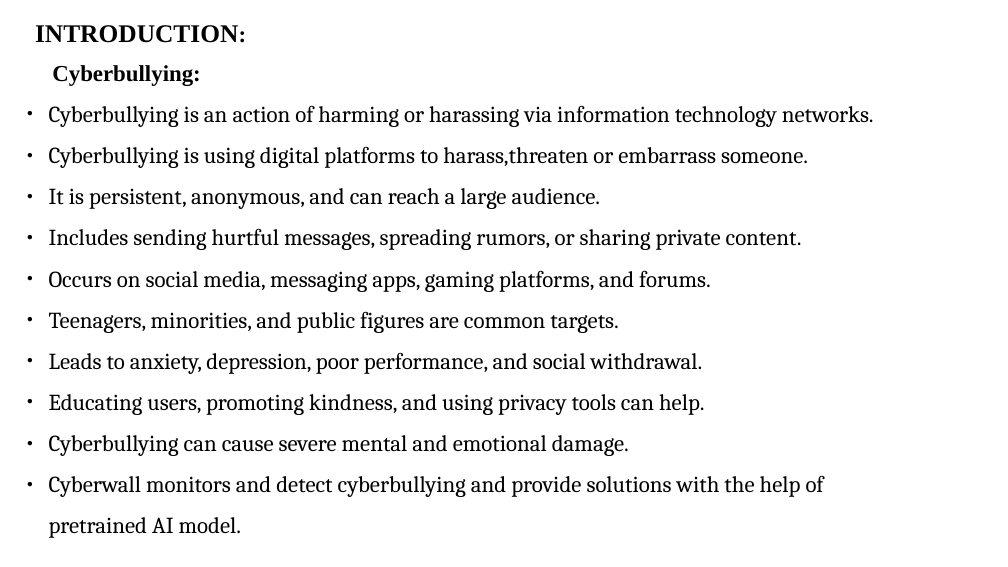
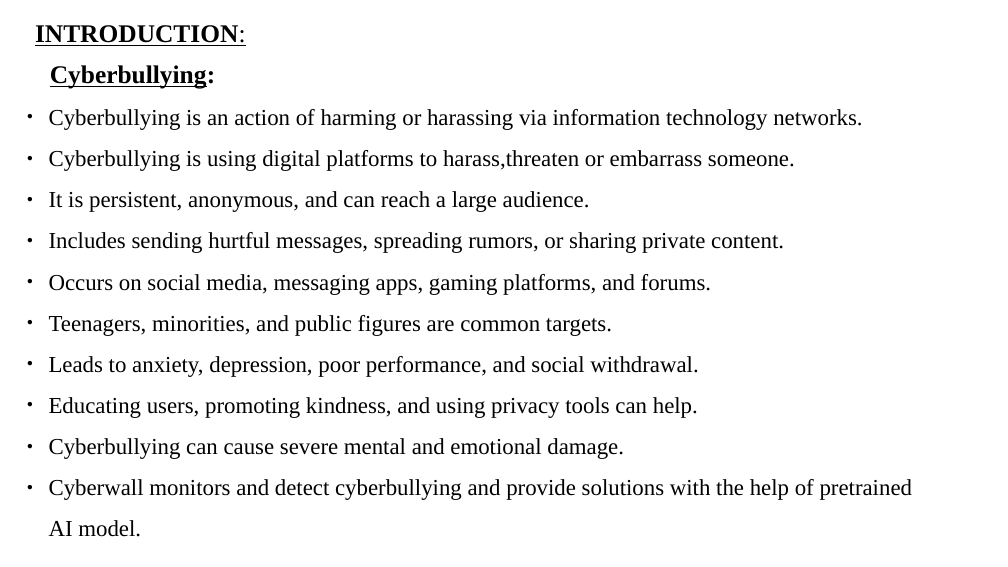
Before and after one commit to ihsanul1234/mini_project_ppt, a slide deck: slide 3 of 14.odp. Drawn at 1008x567 pixels with LibreOffice and Linux fonts; fonts in the diff are those of the drawing. Boxes give left, top, right and bottom in pixels: in the first picture for what was removed or moved away, otherwise in the second. Text is boxed around its words. In the diff, an @@ line names an element or a change of style, - is before the commit and + after.

```diff
--- a/14.odp
+++ b/14.odp
@@ text "INTRODUCTION:" at (x1=35, y1=25, x2=246, y2=46): size 18 to 20 pt, bold off in "INTRODUCTION:"; underline on @@
@@ text "Cyberbullying:" at (x1=49, y1=65, x2=913, y2=500): size 18 to 20 pt, underline on in "Cyberbullying:"; font Cambria to Times New Roman @@
```
Also in this commit, not shown: 4 other slides changed.
